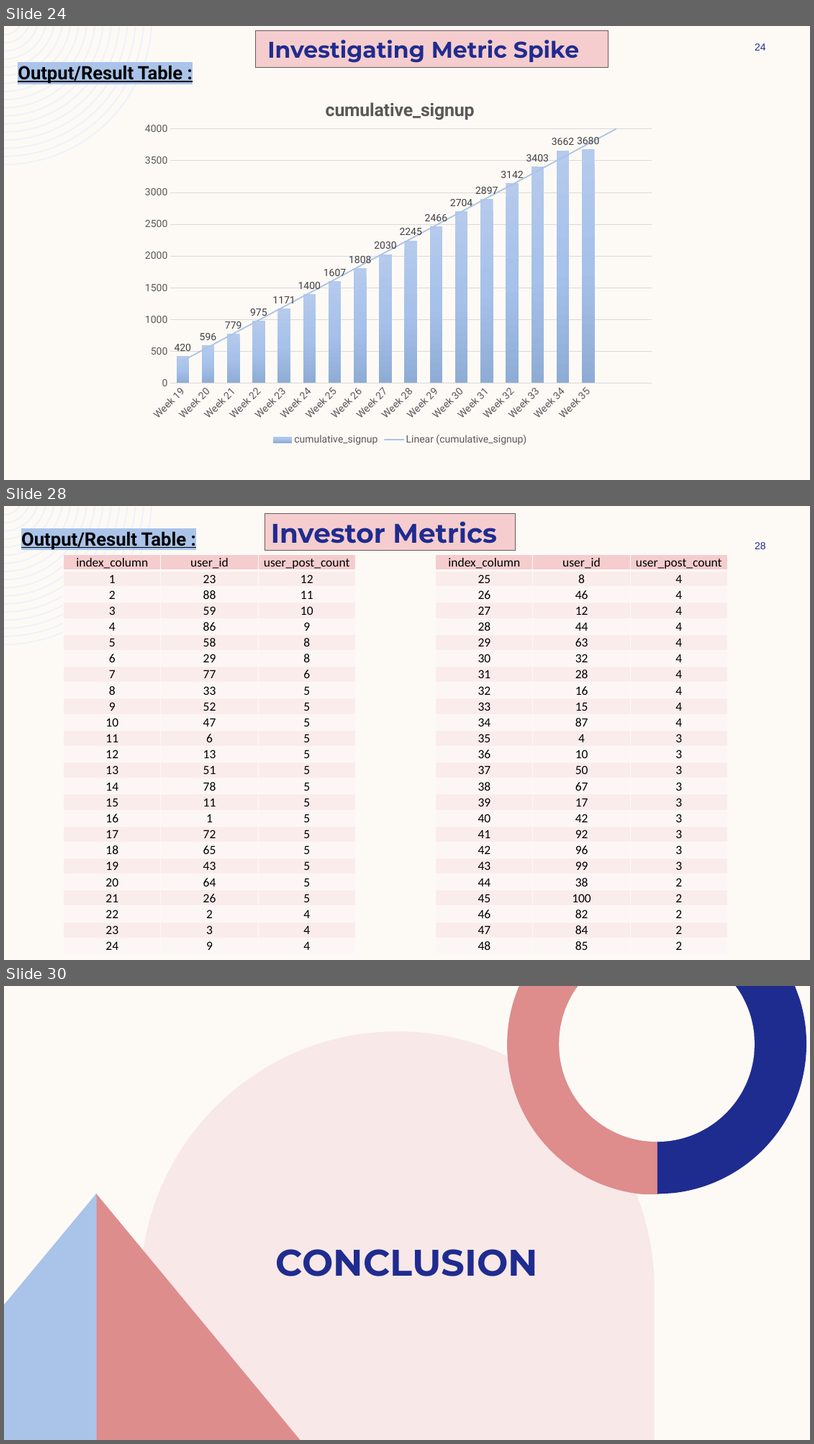
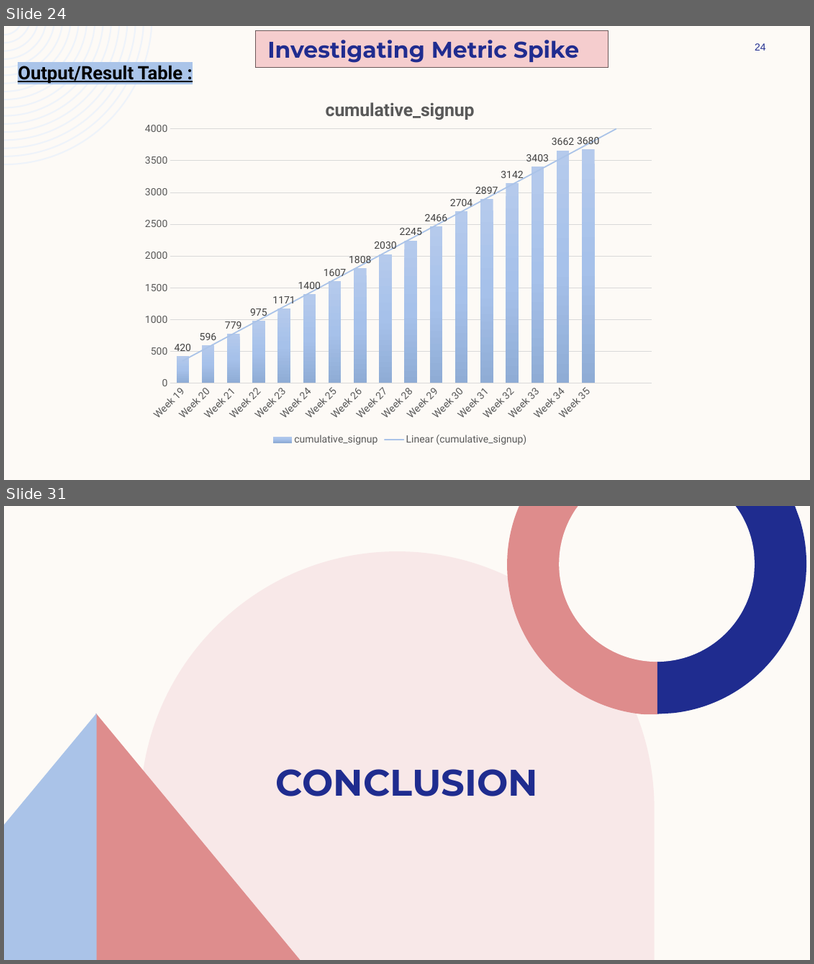
Before and after one commit to ShindeYash/Operation_and_Metric_Analytics, a slide deck: Report - Operation_and_Metric_Analytics.pptx. Shown one above the other, each under a label of ours: slides 24, 28 and 30 before the commit, slides 24 and 31 after it; the slides between them are not shown. The pictures are 814x1444 and 814x964 pixels, drawn with LibreOffice and Linux fonts; fonts in the diff are those of the drawing. Boxes give left, top, right and bottom in pixels: in the first picture for what was removed or moved away, otherwise in the second. Text is boxed around its words. In the diff, an @@ line names an element or a change of style, - is before the commit and + after.

```diff
--- a/Report - Operation_and_Metric_Analytics.pptx
+++ b/Report - Operation_and_Metric_Analytics.pptx
@@ slide 28 removed at bbox=[4, 506, 810, 960], background #FDFAF6; not listed: 1 template element that a slide beside it also shows @@
@@ rectangle removed at bbox=[265, 514, 515, 550] @@
@@ text removed at bbox=[271, 521, 497, 543] @@
-Investor Metrics
@@ text removed at bbox=[21, 531, 187, 550] @@
-Output/Result Table :
@@ page number removed at bbox=[755, 542, 766, 549] @@
-28
@@ table removed at bbox=[63, 554, 355, 952], 25 rows, 3 columns @@
-index_column | user_id | user_post_count
-1 | 23 | 12
-2 | 88 | 11
-3 | 59 | 10
-4 | 86 | 9
-5 | 58 | 8
-6 | 29 | 8
-7 | 77 | 6
-8 | 33 | 5
-9 | 52 | 5
-10 | 47 | 5
-11 | 6 | 5
-12 | 13 | 5
-13 | 51 | 5
-14 | 78 | 5
-15 | 11 | 5
-16 | 1 | 5
-17 | 72 | 5
-18 | 65 | 5
-19 | 43 | 5
-20 | 64 | 5
-21 | 26 | 5
-22 | 2 | 4
-23 | 3 | 4
-24 | 9 | 4
@@ table removed at bbox=[436, 554, 728, 952], 25 rows, 3 columns @@
-index_column | user_id | user_post_count
-25 | 8 | 4
-26 | 46 | 4
-27 | 12 | 4
-28 | 44 | 4
-29 | 63 | 4
-30 | 32 | 4
-31 | 28 | 4
-32 | 16 | 4
-33 | 15 | 4
-34 | 87 | 4
-35 | 4 | 3
-36 | 10 | 3
-37 | 50 | 3
-38 | 67 | 3
-39 | 17 | 3
-40 | 42 | 3
-41 | 92 | 3
-42 | 96 | 3
-43 | 99 | 3
-44 | 38 | 2
-45 | 100 | 2
-46 | 82 | 2
-47 | 84 | 2
-48 | 85 | 2
@@ what was slide 30 is now slide 31 @@
```
Also in this commit, not shown: 2 slides changed, 5 slides added, 3 other slides removed, 5 other files.
